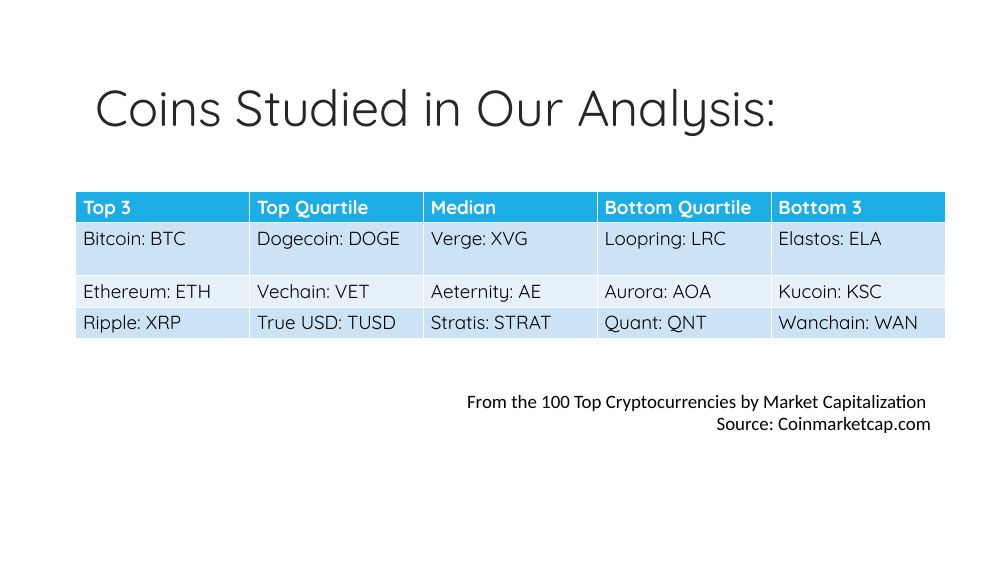
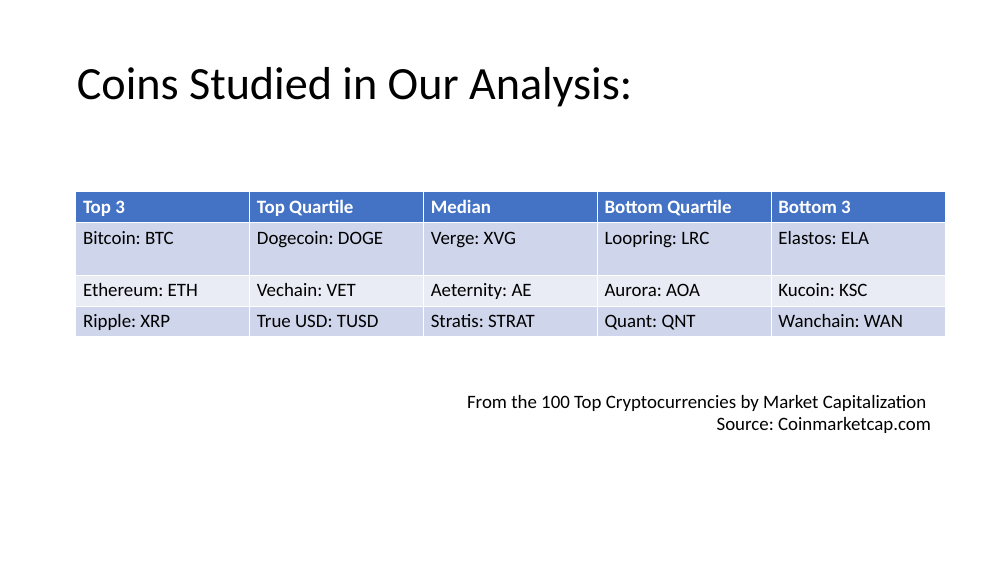
Before and after one commit to kevzha/CryptoAnalysis, a slide deck: slide 4 of Crypto Presentation.ppt. Drawn at 1008x567 pixels with LibreOffice and Linux fonts; fonts in the diff are those of the drawing; background and template pictures are left out. Boxes give left, top, right and bottom in pixels: in the first picture for what was removed or moved away, otherwise in the second. Text is boxed around its words. In the diff, an @@ line names an element or a change of style, - is before the commit and + after.

```diff
--- a/Crypto Presentation.ppt
+++ b/Crypto Presentation.ppt
@@ title "Coins Studied in Our Analysis:" moved from (x1=96, y1=88, x2=775, y2=136) to (x1=77, y1=67, x2=632, y2=107) @@
@@ title "Coins Studied in Our Analysis:" at (x1=77, y1=67, x2=632, y2=107): size 48 to 44 pt, font Quicksand to Calibri, text colour #262626 to #000000 @@
@@ table at (x1=76, y1=191, x2=945, y2=336) @@
@@ fill #1CADE4 to #4472C4 in row 1 @@
@@ fill #CCE3F5 to #CFD5EA in 10 cells @@
@@ fill #E7F1FA to #E9EBF5 in row 3 @@
@@ font Quicksand to Calibri @@
```
Also in this commit, not shown: 10 other slides changed, 3 other files.
